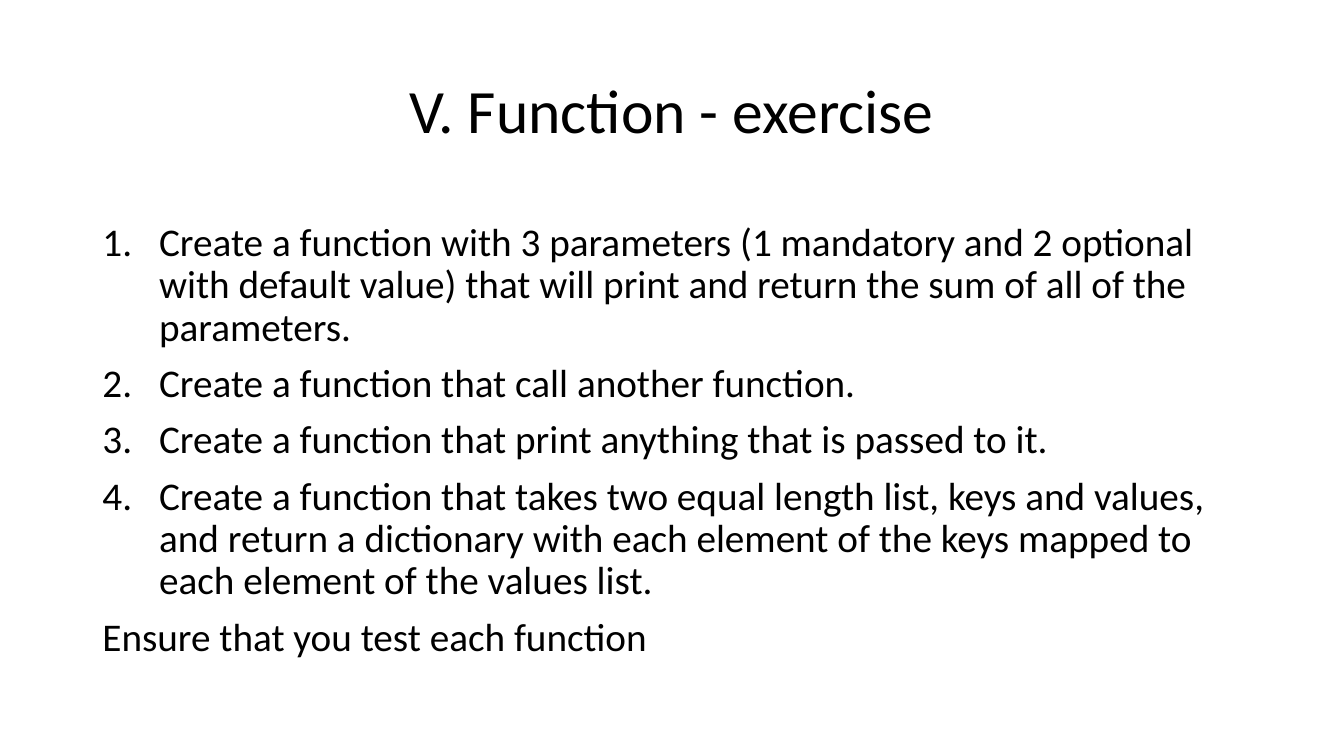
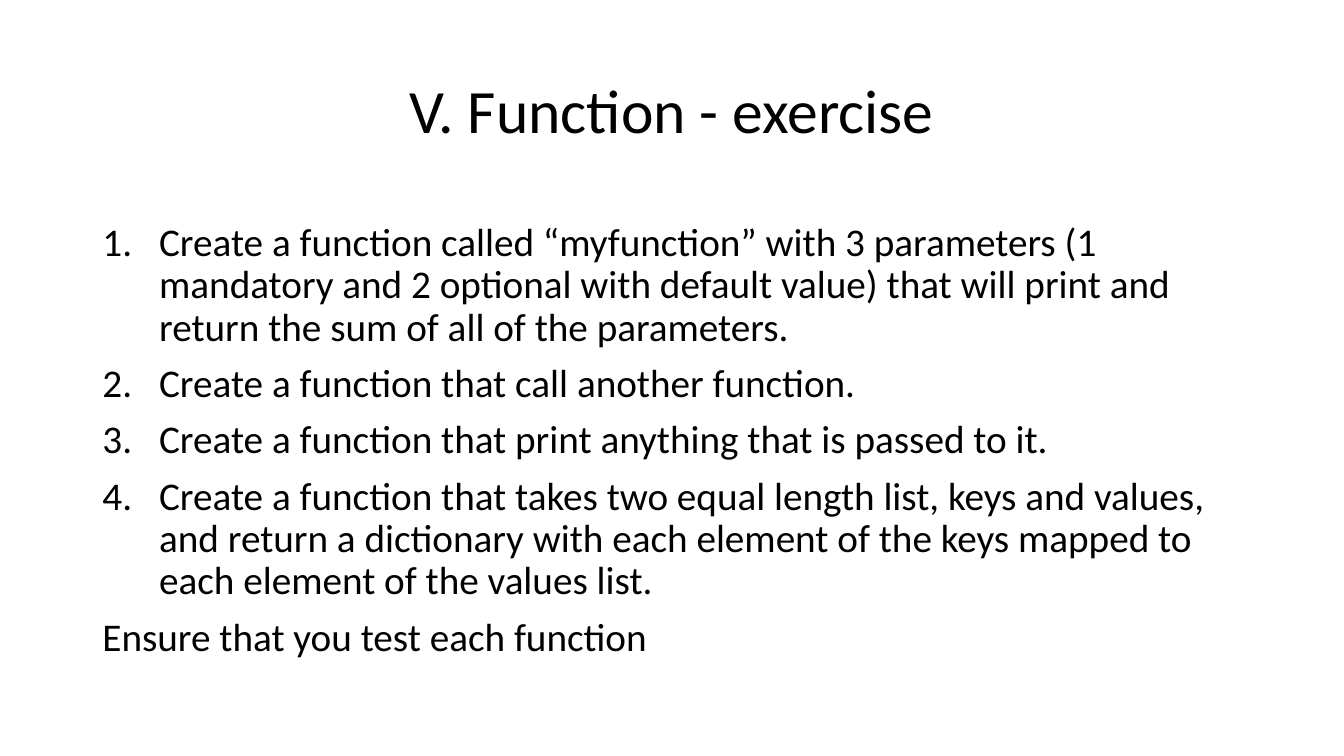
Before and after one commit to henrywma/foConnect, a slide deck: slide 21 of Python guide.pptx. Drawn at 1344x756 pixels with LibreOffice and Linux fonts; fonts in the diff are those of the drawing. Boxes give left, top, right and bottom in pixels: in the first picture for what was removed or moved away, otherwise in the second. Text is boxed around its words. In the diff, an @@ line names an element or a change of style, - is before the commit and + after.

```diff
--- a/Python guide.pptx
+++ b/Python guide.pptx
@@ text at box(159, 227, 1170, 348): text changed @@
-1. Create a function with 3 parameters (1 mandatory and 2 optional with default value) that will print and return the sum of all of the parameters.
+1. Create a function called “myfunction” with 3 parameters (1 mandatory and 2 optional with default value) that will print and return the sum of all of the parameters.
```
Also in this commit, not shown: 7 other slides changed.
